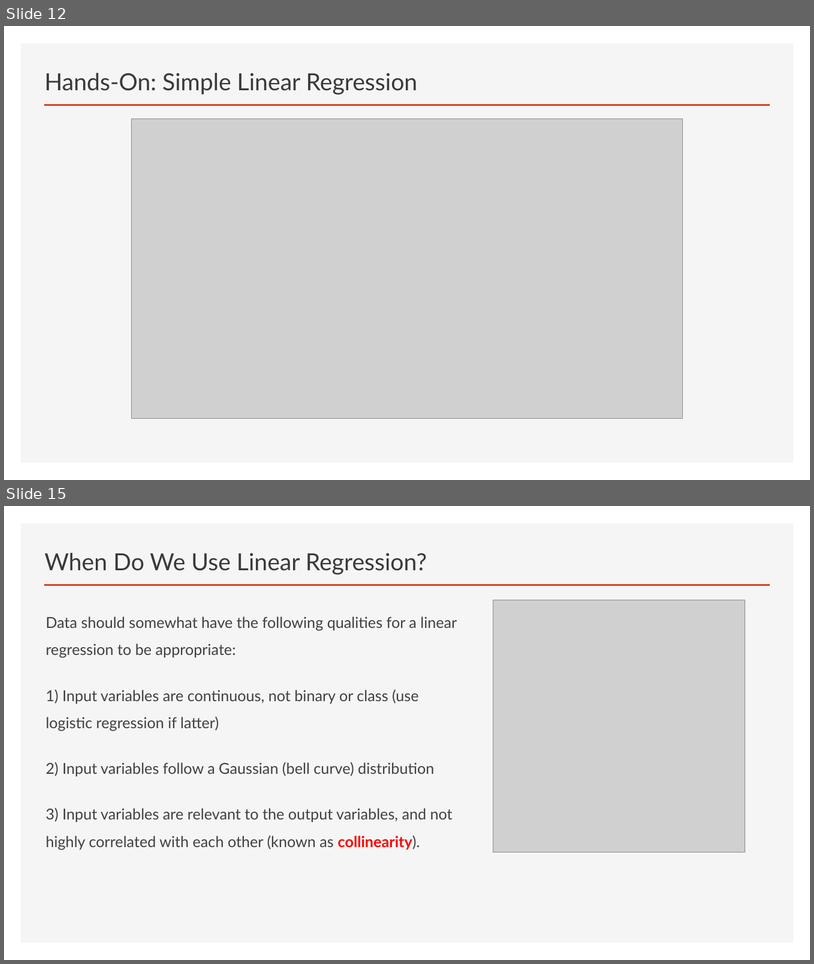
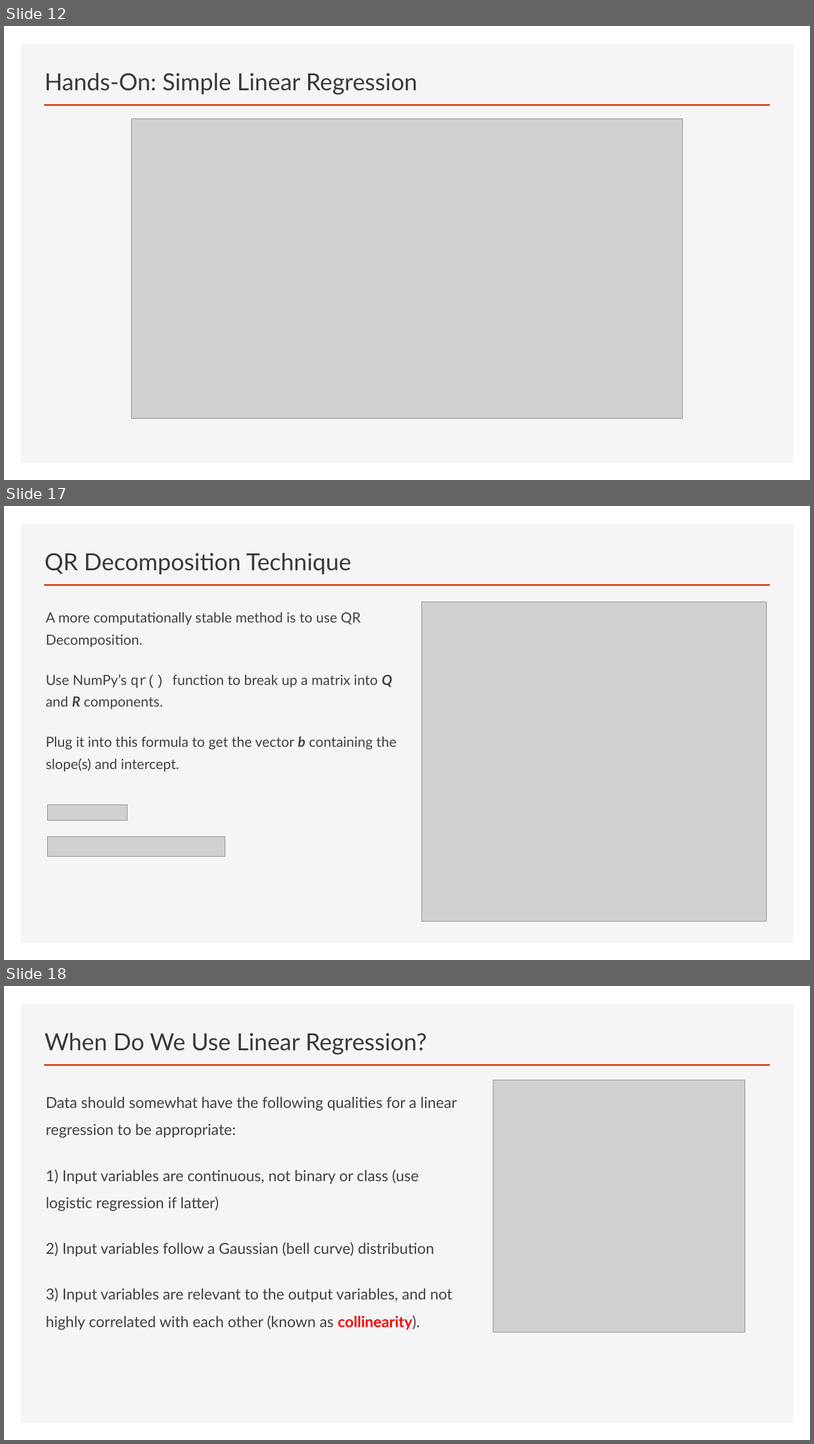
Before and after one commit to thomasnield/oreilly_math_fundamentals_data_science, a slide deck: linear_regression/math_fundamentals_linear_regression.pptx. Shown one above the other, each under a label of ours: slides 12 and 15 before the commit, slides 12, 17 and 18 after it; the slides between them are not shown. The pictures are 814x964 and 814x1444 pixels, drawn with LibreOffice and Linux fonts; fonts in the diff are those of the drawing; grey boxes stand for pictures. Boxes give left, top, right and bottom in pixels: in the first picture for what was removed or moved away, otherwise in the second. Text is boxed around its words. In the diff, an @@ line names an element or a change of style, - is before the commit and + after.

```diff
--- a/linear_regression/math_fundamentals_linear_regression.pptx
+++ b/linear_regression/math_fundamentals_linear_regression.pptx
@@ slide 17 added at (4, 506, 810, 960), background #FFFFFF; not listed: 2 template elements that a slide beside it also shows @@
@@ title added at (45, 553, 351, 574), 28 pt, text #3B3838 @@
+QR Decomposition Technique
@@ text added at (46, 612, 397, 771), 16.6 pt, text #404040 @@
+A more computationally stable method is to use QR Decomposition.
+Use NumPy’s qr() function to break up a matrix into Q and R components.
+Plug it into this formula to get the vector b containing the slope(s) and intercept.
@@ picture added at (422, 601, 767, 921) @@
@@ picture added at (48, 804, 128, 820) @@
@@ picture added at (48, 837, 225, 856) @@
@@ what was slide 15 is now slide 18 @@
```
Also in this commit, not shown: 8 slides changed, 7 other slides added, 2 slides removed, 1 other file.
